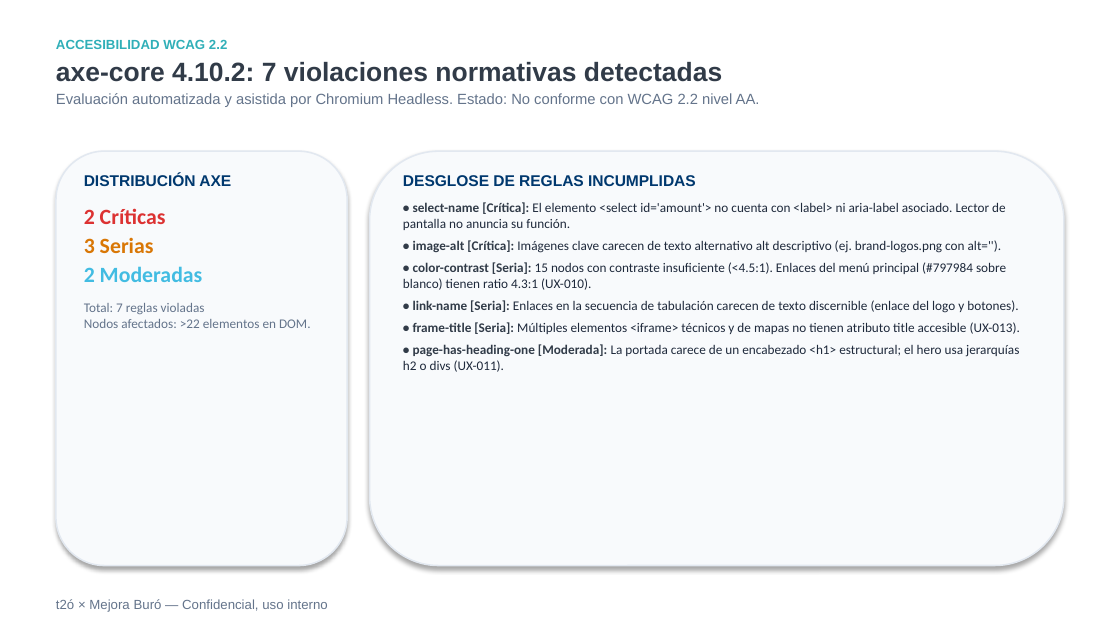
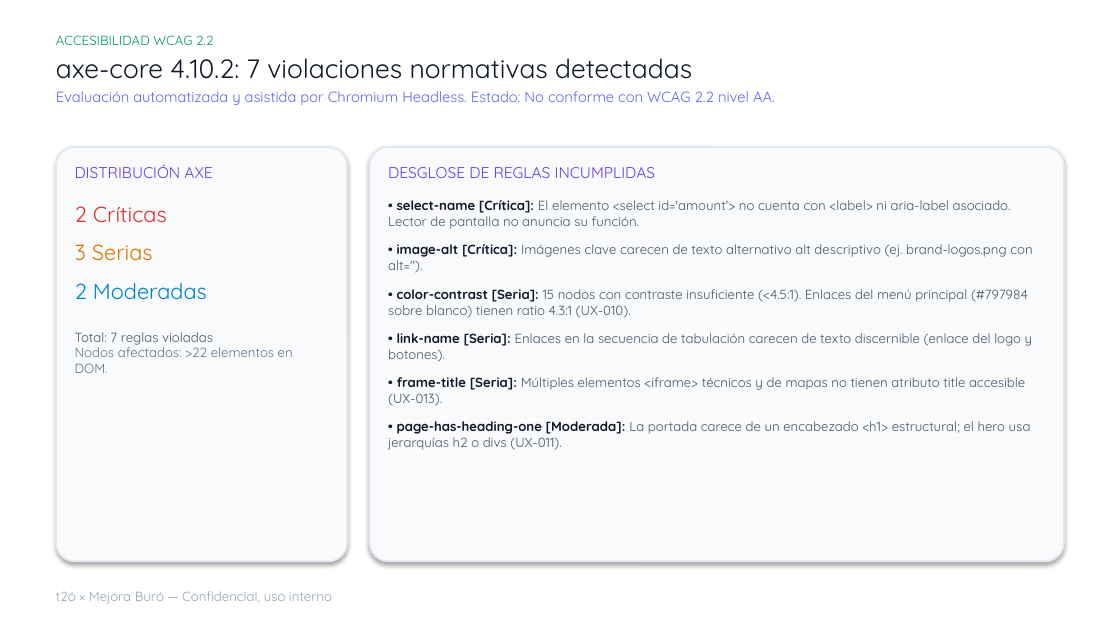
Before and after one commit to AmauriRodriguexX/mejora-tu-buro, a slide deck: slide 13 of entrega-final/auditoria-ux-mejoraburo-t2o.pptx (slide 12 before the commit). Drawn at 1120x630 pixels with LibreOffice and Linux fonts; fonts in the diff are those of the drawing; background and template pictures are left out. Boxes give left, top, right and bottom in pixels: in the first picture for what was removed or moved away, otherwise in the second. Text is boxed around its words. In the diff, an @@ line names an element or a change of style, - is before the commit and + after.

```diff
--- a/entrega-final/auditoria-ux-mejoraburo-t2o.pptx
+++ b/entrega-final/auditoria-ux-mejoraburo-t2o.pptx
@@ text "ACCESIBILIDAD WCAG 2.2" at [56,35,775,105]: font Arial to Quicksand; text colour #30AFB8 to #059669 in "ACCESIBILIDAD WCAG 2.2"; bold off in "ACCESIBILIDAD WCAG 2.2", "axe-core 4.10.2: 7 violaciones normativas detectadas"; text colour #313B48 to #0F172A in "axe-core 4.10.2: 7 violaciones normativas detectadas"; text colour #64748B to #6366F1 in "Evaluación automatizada y asistida por Chromium Headless. ..."; less space between paragraphs; more space between paragraphs @@
@@ rounded rectangle: place and size @@
-rounded rectangle at [56,151,347,566]
+rounded rectangle at [56,147,347,561]
@@ rounded rectangle at [56,147,347,561]: outline #E2E8F0 1 pt to #E2E8F0 1.13 pt; proportions changed @@
@@ rounded rectangle: place and size @@
-rounded rectangle at [370,151,1064,566]
+rounded rectangle at [370,147,1064,561]
@@ rounded rectangle at [370,147,1064,561]: outline #E2E8F0 1 pt to #E2E8F0 1.13 pt; proportions changed @@
@@ text "DISTRIBUCIÓN AXE" at [75,164,293,373]: font Arial to Quicksand, text colour #00386E to #6A3EE8 in "DISTRIBUCIÓN AXE"; bold off in "DISTRIBUCIÓN AXE", "2 Críticas", "3 Serias", "2 Moderadas"; font Calibri to Quicksand in "2 Críticas", "3 Serias", "2 Moderadas", "Total: 7 reglas violadas Nodos afectados: >22 ..."; text colour #42BCE2 to #0284C7 in "2 Moderadas"; text colour #64748B to #475569 in "Total: 7 reglas violadas"; less space between paragraphs; more space between paragraphs @@
@@ text "DESGLOSE DE REGLAS INCUMPLIDAS" at [388,167,1033,450]: font Arial to Quicksand, text colour #00386E to #6A3EE8, bold off in "DESGLOSE DE REGLAS INCUMPLIDAS"; font Calibri to Quicksand; text colour #313B48 to #0F172A in "• select-name [Crítica]:", "• image-alt [Crítica]:", "• color-contrast [Seria]:", "• link-name [Seria]:" and 2 more places; text colour #1E293B to #475569 in "El elemento <select id='amount'> no cuenta con ...", "Imágenes clave carecen de texto alternativo alt ...", "15 nodos con contraste insuficiente (<4.5:1). Enlaces ...", "Enlaces en la secuencia de tabulación carecen ..." and 2 more places; less space between paragraphs; more space between paragraphs @@
@@ text "t2ó × Mejora Buró — ...": place and size @@
-text "t2ó × Mejora Buró — ..." at [56,599,327,612]
+text "t2ó × Mejora Buró — ..." at [56,591,332,604]
@@ text "t2ó × Mejora Buró — ..." at [56,591,332,604]: font Arial to Quicksand, text colour #64748B to #94A3B8 @@
```
Also in this commit, not shown: 22 other slides changed, 1 slide added, 2 slides removed, 5 other files.
